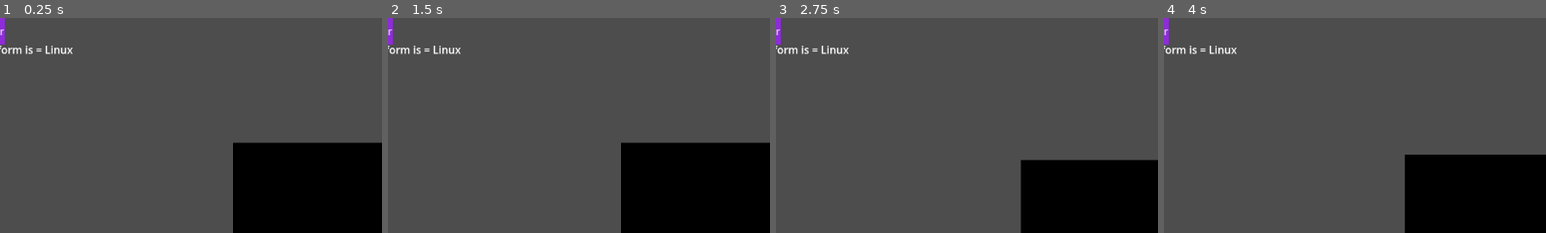
Above: before the commit, frames 1-4 (left to right).
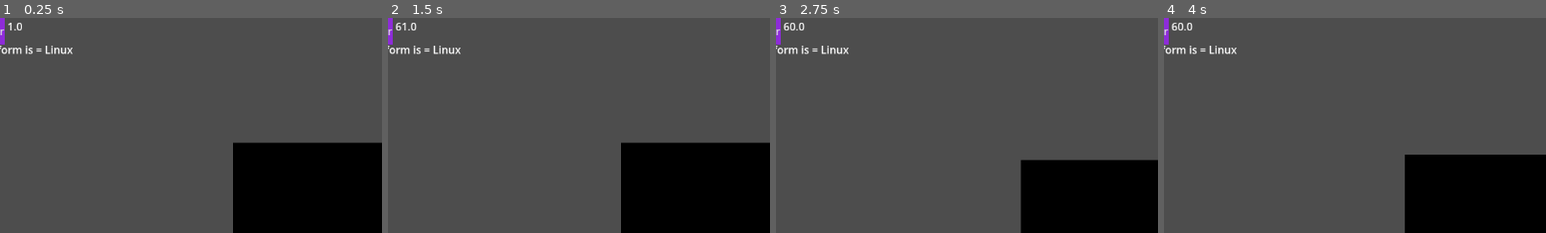
Above: after the commit, the same moments.

Repository: y1z/ms-pixel
Game: Godot game, scene res://Scenes/main.tscn
Same seed, same stepped clock (60 frames per second), same inputs: the game is played once before the commit and once after it.
Inputs (mouse positions are % of the whole screen's width and height, from its top left):
- Up to frame 1 (0.25 s): no input
- Up to frame 2 (1.5 s): tap Enter at 0.5 s; move the mouse to (72, 45) at 0.52 s; hold D (move_right) 0.53-1.28 s; click (72, 45) at 0.6 s; tap Space at 1.25 s; move the mouse to (30, 55) at 1.27 s; hold S (move_down) from 1.28 s (still down); right-click (30, 55) at 1.35 s
- Up to frame 3 (2.75 s): tap Enter at 2 s; move the mouse to (60, 28) at 2.02 s; release S (move_down) at 2.03 s; hold D (move_right) from 2.03 s (still down); tap Mouse wheel down (scroll_down) at 2.1 s
- Up to frame 4 (4 s): tap Space at 2.75 s; move the mouse to (45, 70) at 2.77 s; release D (move_right) at 2.78 s; hold W (move_up) 2.78-3.53 s; tap Mouse wheel up (scroll_up) at 2.85 s; click (45, 70) at 2.92 s; tap Enter at 3.5, 3.6 s; move the mouse to (80, 65) at 3.52 s; hold A (move_left) from 3.53 s (still down)
The pictures show only the part of the screen within x 11-61%, y 0-50%; the shares and areas given below are measured in that part.

The runs differ from the first frame. In frame 1, less than 0.1% of the frame differs, in the area x 2-6%, y 2-6%; in frame 2, 0.1%; in frame 3, 0.1%, in the area x 2-8%, y 2-6%; in frame 4, 0.1%.

Commit message:
update main scene.

Diff:
--- a/Scenes/main.tscn
+++ b/Scenes/main.tscn
@@ -1,7 +1,8 @@
-[gd_scene load_steps=6 format=3 uid="uid://dcj8i1iuuxwol"]
+[gd_scene load_steps=7 format=3 uid="uid://dcj8i1iuuxwol"]
 
 [ext_resource type="Script" uid="uid://fuagb7papkb1" path="res://Scripts/main_manager.gd" id="1_6bp64"]
 [ext_resource type="Script" uid="uid://shcvhalbb7kh" path="res://Scripts/ms_pixel_camera.gd" id="3_344ge"]
+[ext_resource type="PackedScene" uid="uid://w1gtjx2reli1" path="res://Scenes/UI/fps_counter.tscn" id="5_6bp64"]
 [ext_resource type="PackedScene" uid="uid://dho8n6ljfikmk" path="res://Scenes/UI/debug_text.tscn" id="5_21xkr"]
 [ext_resource type="PackedScene" uid="uid://dmpfwwg1ds5m8" path="res://Scenes/UI/desktop_ui.tscn" id="6_344ge"]
 [ext_resource type="PackedScene" uid="uid://b0y72jva17rmj" path="res://Entities/pixel_canvas.tscn" id="7_344ge"]
@@ -26,5 +27,13 @@
 [node name="DesktopUi" parent="scene_camera" instance=ExtResource("6_344ge")]
 unique_name_in_owner = true
 
+[node name="CanvasLayer" type="CanvasLayer" parent="scene_camera"]
+
+[node name="FpsCounter" parent="scene_camera/CanvasLayer" instance=ExtResource("5_6bp64")]
+offset_left = 138.0
+offset_top = 1.0
+offset_right = 138.0
+offset_bottom = 1.0
+
 [node name="PixelCanvas" parent="." instance=ExtResource("7_344ge")]
 position = Vector2(17.56, 0)
